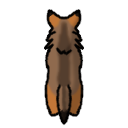
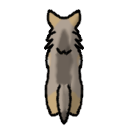
Layer changes from the first 128x128 image to the second:
added layer "ColorB copy" above "ColorB" over left=46, top=10, right=83, bottom=122
added layer "ColorB" above "ColorA" over left=46, top=10, right=83, bottom=122
